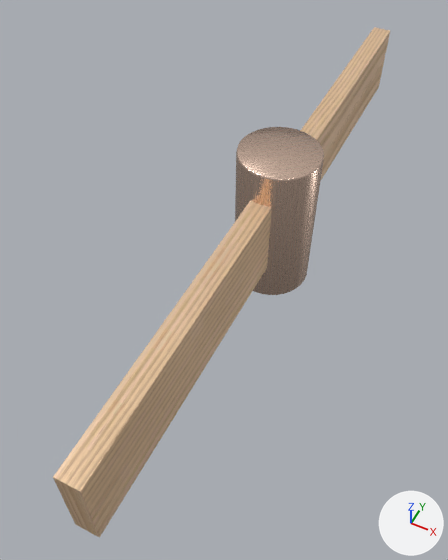
What one commit did to the glTF model swingyDealy.glb.
The view is the same before and after, from a camera (50 mm lens) standing at (4.06, -10.97, 12.48) and looking at (-0.6, -1.66, 0.84). Arrows for +X, +Y and +Z are at lower right; the lights stay in place.

In view in the first picture: 'swingyTop'.
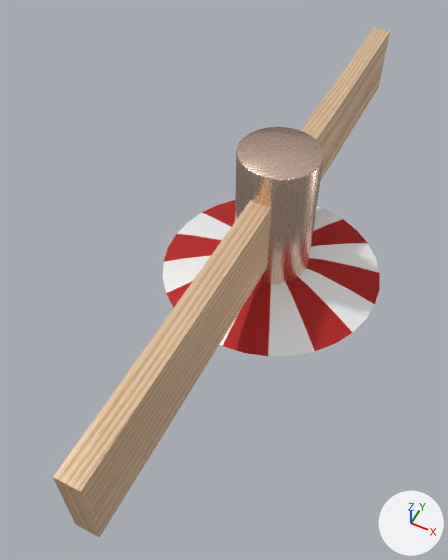
Boxes (x1, y1, x2, y2) around the edits, measured in the pictures (448 x 560 px):
'swingyBase', added
    after: (163, 200, 380, 356)

Edits to the bpy script that builds the scene:
```text
Add me_swingybase:
    me_swingybase.from_pydata(...)  # 128 vertices, 192 faces; spans x -2.96..2.96, y -2.96..2.96, z 0.0..0.5
    me_swingybase.materials.append(mat_swingymat)
Add ob_swingybase:
    ob_swingybase = bpy.data.objects.new('swingyBase', me_swingybase)
    ob_swingybase.location = (0.0, 0.0, 0.0)
```
